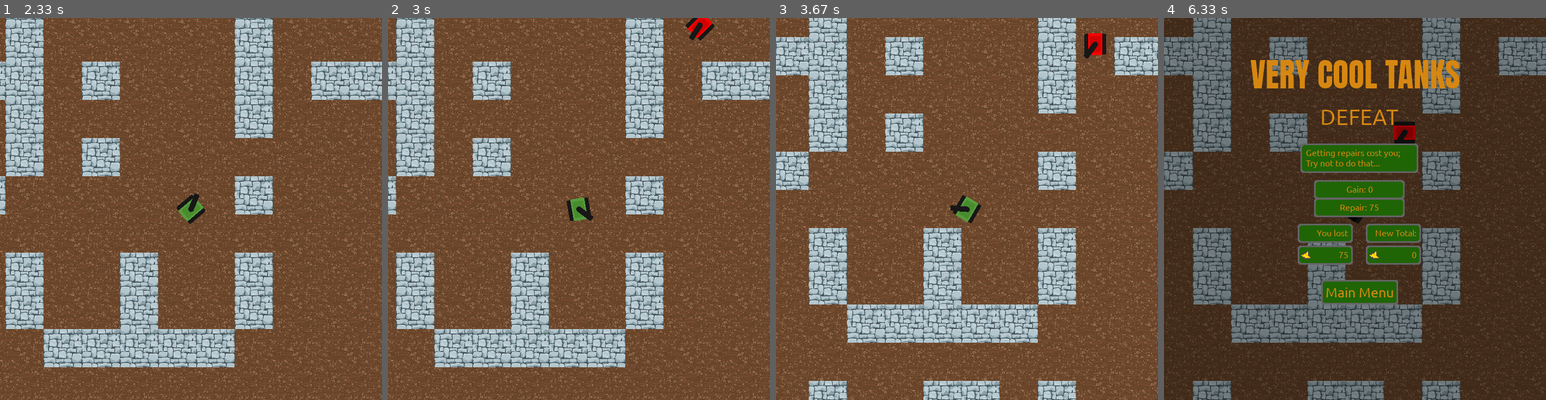
Above: before the commit, frames 1-4 (left to right).
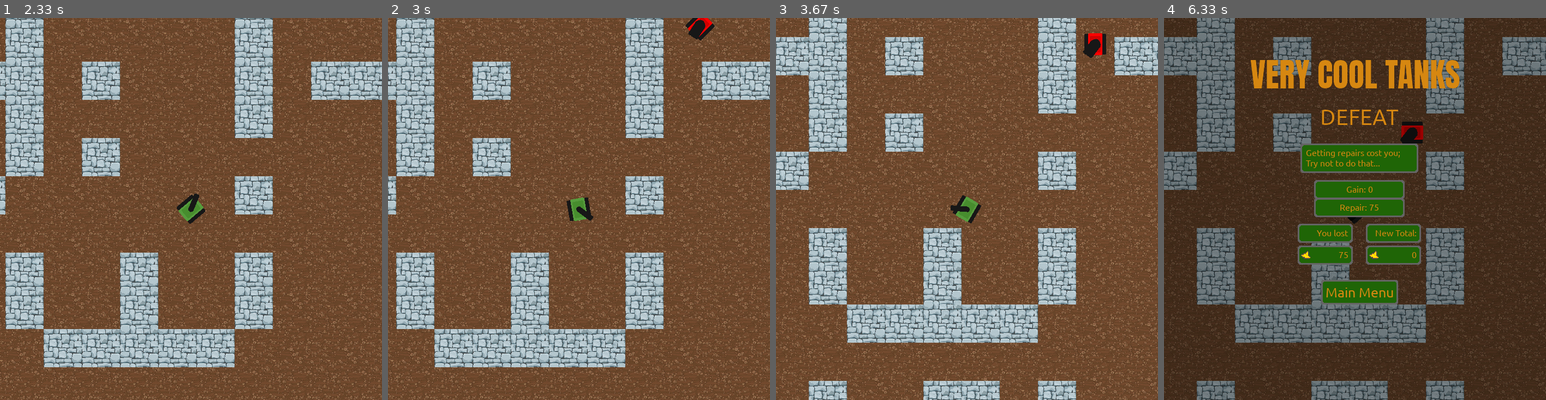
Above: after the commit, the same moments.

Repository: Camleaf/ICS3U
Game: pygame game, started from U3/main.py
Two runs of this game, one before a commit and one after it. Both use one fixed random seed, a clock stepped at 60 frames per second and the inputs below.
Inputs (mouse positions are in pixels of both pictures, inside the frame that each line leads up to):
- Up to frame 1 (2.33 s): click (191, 289) at 0.38 s; click (194, 293) at 0.72 s; tap Space at 1 s; hold D 1.33-1.8 s; move the mouse to (99, 212) at 1.37 s; hold W 1.83-2.13 s; move the mouse to (72, 151) at 1.87 s; hold D from 2.17 s (still down); move the mouse to (248, 75) at 2.2 s
- Up to frame 2 (3 s): release D at 2.63 s; hold A from 2.67 s (still down); move the mouse to (624, 243) at 2.7 s
- Up to frame 3 (3.67 s): release A at 3.2 s; hold S 3.23-3.53 s; move the mouse to (974, 79) at 3.27 s; hold A from 3.57 s (still down); move the mouse to (829, 197) at 3.6 s
- Up to frame 4 (6.33 s): release A at 3.97 s; hold W 4-4.37 s; move the mouse to (1358, 251) at 4.03 s; hold D 4.4-5.03 s; move the mouse to (1343, 144) at 4.43 s; hold S 5.07-5.43 s; move the mouse to (1454, 270) at 5.1 s; hold A 5.47-5.93 s; move the mouse to (1293, 82) at 5.5 s; hold D from 5.97 s (still down); move the mouse to (1454, 174) at 6 s

Frame 1 is identical in both runs. In frame 2, less than 0.1% of the frame differs, in the area x 78-84%, y 0-6%; in frame 3, less than 0.1%; in frame 4, 17%, in the area x 0-100%, y 0-100%.

Commit message:
Containerize container class to container/container file to keep main.py with less contained container code

Diff:
--- a/U3/main.py
+++ b/U3/main.py
@@ -6,13 +6,10 @@
 from pygame.locals import *
 
 # local imports
-from utils.display.main import Screen
 from utils.display.colours import *
 
-from utils.player.main import Player, Create_Container
-from utils.walls.main import Walls
-from utils.enemies.main import Enemies
 from utils.menu.main import Menu
+from utils.container.container import Container
 
 # variables
 DISPLAY_BASE = 700
@@ -28,73 +25,8 @@
 
 
 # classes
-class Container:
-    """Acts as a container which keep state between game objects when they are passed between files"""
-    diff_word = {
-            1:"civilian",
-            2:"cadet",
-            3:"enlist",
-            4:"corporal",
-            5:"sergeant",
-            6:"officer",
-            7:"general",
-        }
-    def __init__(self):
-        self.max_difficulty = 7
-        self.gold = 0
-        self.raw_gain = 0
-        self.repair = 0
-        self.gold_gain = 0
-        self.difficulty = 1
-        self.refresh_state()
-        self.interrupt_menu_active = True
 
-    def refresh_state(self):
-        """Used for initalizing a game state, such as on game start or when going to main menu"""
-        self.gold_gain = 0
-        self.raw_gain = 0
-        self.repair = 0
-        self.game_end = False
-        self.interrupt_menu_active = False
-        self.screen = Screen(DISPLAY_BASE,DISPLAY_HEIGHT, GAME_BASE, GAME_HEIGHT)
-        self.walls = Walls(GAME_BASE,GAME_HEIGHT, DISPLAY_BASE, DISPLAY_HEIGHT)
-        self.player = Player(40,40,DISPLAY_BASE, DISPLAY_HEIGHT, GAME_BASE, GAME_HEIGHT)
-        self.player_container = Create_Container(self.player)
-        self.enemies = Enemies(40,40,GAME_BASE, GAME_HEIGHT,DISPLAY_BASE, DISPLAY_HEIGHT, self.walls, self.player.camera_x, self.player.camera_y, self.difficulty, 100)
-        self.player.create_magazine(self.walls)
-        self.in_range_walls = threading.Thread(target = self.player.get_in_range_walls, args = (self.walls,))
-        self.in_range_walls.daemon = True
-        self.in_range_walls.start()
-
-    def time_control(self, on_off:bool):
-        """Used for pausing and unpausing the game"""
-        if on_off:
-            self.interrupt_menu_active = True
-        else:
-            self.interrupt_menu_active = False
-
-    def end_game(self,win=False):
-        self.game_end = True
-        self.gold_gain = 0
-        if not self.interrupt_menu_active:
-            raw = self.enemies.end_game()
-            self.raw_gain = raw['increase']
-            self.repair = raw['repair_cost'] # the repair cost is proportional to the difficulty of the mission. High risk high reward. See end_Game function in enemies/main.py
-            if win:
-                self.gold_gain = self.raw_gain
-                self.repair = 0
-            else:
-                self.gold_gain = self.raw_gain - self.repair
-
-            self.gold += self.gold_gain
-            if self.gold < 0:
-                self.gold = 0
-
-        self.interrupt_menu_active = True
-        self.player.is_alive = False
-        time.sleep(0.1)
-
-c = Container()
+c = Container(DISPLAY_BASE, DISPLAY_HEIGHT, GAME_BASE, GAME_HEIGHT)
 menu = Menu(GAME_BASE, GAME_HEIGHT, c)
 
 # Threads
--- a/U3/utils/bullet/main.py
+++ b/U3/utils/bullet/main.py
@@ -19,7 +19,7 @@
         self.create_grid()
 
 
-    def create_bullet(self,angle, x, y): # x,y refers to centre of playing object
+    def create_bullet(self,angle, x, y, mult=1): # x,y refers to centre of playing object
         # if i need ideas for any QOL stuff make it so the bullet spawns at the end of the turret not the centre of the tank
         self.magazine.append(
             Bullet(
@@ -30,7 +30,7 @@
                 angle,
                 (x, y),
                 self.grid,
-                self.bullet_base_distance
+                self.bullet_base_distance*mult
             )
         )
     def update_bullets(self, enemies, player):
--- /dev/null
+++ b/U3/utils/container/container.py
@@ -0,0 +1,82 @@
+
+# library imports
+import time,threading, pygame as pg
+from pygame.locals import *
+
+# local imports
+from utils.display.main import Screen
+from utils.display.colours import *
+
+from utils.player.main import Player, Create_Container
+from utils.walls.main import Walls
+from utils.enemies.main import Enemies
+
+class Container:
+    """Acts as a container which keep state between game objects when they are passed between files"""
+    diff_word = {
+            1:"civilian",
+            2:"cadet",
+            3:"enlist",
+            4:"corporal",
+            5:"sergeant",
+            6:"officer",
+            7:"general",
+        }
+    def __init__(self, DISPLAY_BASE, DISPLAY_HEIGHT, GAME_BASE, GAME_HEIGHT):
+        self.DISPLAY_BASE = DISPLAY_BASE
+        self.DISPLAY_HEIGHT = DISPLAY_HEIGHT
+        self.GAME_BASE = GAME_BASE
+        self.GAME_HEIGHT = GAME_HEIGHT
+        self.max_difficulty = 7
+        self.gold = 0
+        self.raw_gain = 0
+        self.repair = 0
+        self.gold_gain = 0
+        self.difficulty = 1
+        self.refresh_state()
+        self.interrupt_menu_active = True
+
+    def refresh_state(self):
+        """Used for initalizing a game state, such as on game start or when going to main menu"""
+        self.gold_gain = 0
+        self.raw_gain = 0
+        self.repair = 0
+        self.game_end = False
+        self.interrupt_menu_active = False
+        self.screen = Screen(self.DISPLAY_BASE,self.DISPLAY_HEIGHT, self.GAME_BASE, self.GAME_HEIGHT)
+        self.walls = Walls(self.GAME_BASE,self.GAME_HEIGHT, self.DISPLAY_BASE, self.DISPLAY_HEIGHT)
+        self.player = Player(40,40,self.DISPLAY_BASE, self.DISPLAY_HEIGHT, self.GAME_BASE, self.GAME_HEIGHT)
+        self.player_container = Create_Container(self.player)
+        self.enemies = Enemies(40,40,self.GAME_BASE, self.GAME_HEIGHT, self.DISPLAY_BASE, self.DISPLAY_HEIGHT, self.walls, self.player.camera_x, self.player.camera_y, self.difficulty, 100)
+        self.player.create_magazine(self.walls)
+        self.in_range_walls = threading.Thread(target = self.player.get_in_range_walls, args = (self.walls,))
+        self.in_range_walls.daemon = True
+        self.in_range_walls.start()
+
+    def time_control(self, on_off:bool):
+        """Used for pausing and unpausing the game"""
+        if on_off:
+            self.interrupt_menu_active = True
+        else:
+            self.interrupt_menu_active = False
+
+    def end_game(self,win=False):
+        self.game_end = True
+        self.gold_gain = 0
+        if not self.interrupt_menu_active:
+            raw = self.enemies.end_game()
+            self.raw_gain = raw['increase']
+            self.repair = raw['repair_cost'] # the repair cost is proportional to the difficulty of the mission. High risk high reward. See end_Game function in enemies/main.py
+            if win:
+                self.gold_gain = self.raw_gain
+                self.repair = 0
+            else:
+                self.gold_gain = self.raw_gain - self.repair
+
+            self.gold += self.gold_gain
+            if self.gold < 0:
+                self.gold = 0
+
+        self.interrupt_menu_active = True
+        self.player.is_alive = False
+        time.sleep(0.1)
--- a/U3/utils/enemies/enemy.py
+++ b/U3/utils/enemies/enemy.py
@@ -17,7 +17,7 @@
 
 
     """
-    def __init__(self, width, height, posx, posy, DISPLAY_HEIGHT, DISPLAY_BASE, GAME_BASE, GAME_HEIGHT, camera_x, camera_y, grid, offset, identity):
+    def __init__(self, width, height, posx, posy, DISPLAY_HEIGHT, DISPLAY_BASE, GAME_BASE, GAME_HEIGHT, camera_x, camera_y, grid, offset, identity, gun_type):
         self.image_orig = pg.Surface([width,height])
         self.image_orig.set_colorkey((255,255,255))
         self.image_orig.fill(WHITE)
@@ -27,8 +27,8 @@
         pg.draw.rect(self.image_orig,DARK_RED,(width/2-10, height/2-15,20,30),border_radius=2)
 
 
-
-        self.turret = Turret(width+20,height+20,DISPLAY_HEIGHT,DISPLAY_BASE)
+        self.gun_type = gun_type
+        self.turret = Turret(width+20,height+20,DISPLAY_HEIGHT,DISPLAY_BASE, self.gun_type)
 
         self.x = posx
         self.y = posy
--- a/U3/utils/enemies/enemy_turret.py
+++ b/U3/utils/enemies/enemy_turret.py
@@ -6,7 +6,7 @@
 class Turret:
     """The turret animation for the player"""
 
-    def __init__(self, width, height, DISPLAY_HEIGHT, DISPLAY_BASE):
+    def __init__(self, width, height, DISPLAY_HEIGHT, DISPLAY_BASE, gun_type):
 
         self.rotation = 0
         self.fwidth = width
@@ -14,10 +14,17 @@
         self.image_orig = pg.Surface([self.fwidth, self.fheight])
         self.image_orig.set_colorkey(BLACK)
         self.image_orig.fill(BLACK)
-        pg.draw.rect(self.image_orig, OFF_BLACK, (self.fwidth/2 -
-                     5, self.fheight/2-5, 10, 10), border_radius=4)
-        pg.draw.rect(self.image_orig, OFF_BLACK, (self.fwidth/2-5,
-                     self.fheight/2-30, 10, 30), border_radius=2)
+        self.gun_type = gun_type
+        if self.gun_type == 'machine':
+            pg.draw.rect(self.image_orig, OFF_BLACK, (self.fwidth/2 -
+                        5, self.fheight/2-5, 10, 10), border_radius=4)
+            pg.draw.rect(self.image_orig, OFF_BLACK, (self.fwidth/2-5,
+                        self.fheight/2-30, 10, 30), border_radius=2)
+        elif self.gun_type == 'shotgun':
+            pg.draw.rect(self.image_orig, OFF_BLACK, (self.fwidth/2 -
+                        10, self.fheight/2-10, 20, 20), border_radius=10)
+            pg.draw.rect(self.image_orig, OFF_BLACK, (self.fwidth/2-10,
+                        self.fheight/2-25, 20, 25), border_radius=2)
         self.image = self.image_orig.copy()
 
         self.DISPLAY_HEIGHT = DISPLAY_HEIGHT
--- a/U3/utils/enemies/main.py
+++ b/U3/utils/enemies/main.py
@@ -21,7 +21,10 @@
         6:{"stocks":15, "number":10, "gold_mult":2.2,"bdist_mult":1.6, "shotgun%":40},
         7:{"stocks":25, "number":15, "gold_mult":3, "bdist_mult":1.8, "shotgun%":50},
     }
-
+    gun_presets = {
+        'machine': {'cooldown':20, 'range_mult':1},
+        'shotgun': {'cooldown':50, 'factor':30, 'range_mult':0.7}
+    }
 
     def __init__(self, width, height, GAME_BASE, GAME_HEIGHT, DISPLAY_BASE, DISPLAY_HEIGHT, walls: Walls, camera_x, camera_y, difficulty, death_value:int=100):
 
@@ -37,6 +40,7 @@
         self.offset = (70 - self.unit_width) / 2
         self.number = self.diff_presets[difficulty]["number"]
         self.stocks = self.diff_presets[difficulty]["stocks"]
+        self.shotgun_perc = self.diff_presets[difficulty]["shotgun%"]
         self.orig_stocks = self.stocks
         self.camera_x = GAME_BASE/2
         self.camera_y = GAME_HEIGHT/2
@@ -59,6 +63,7 @@
         # maybe as QOL later I could make it so that this function spawns units outside of the player's POV
         y = None
         x = None
+
         for r in range(10000):
             ry = random.randint(0, self.GAME_HEIGHT//70 - 1)
             rx = random.randint(0, self.GAME_BASE // 70 - 1)
@@ -75,6 +80,10 @@
         self.cur_id += 1
         if self.stocks == 0:
             return
+        shotgun_tally = random.randint(0, 100)
+        gun_type = 'machine'
+        if shotgun_tally < self.shotgun_perc:
+            gun_type = 'shotgun'
         self.stocks -= 1
         self.units.append(
             Enemy(self.unit_width,
@@ -89,7 +98,8 @@
                   0,
                   self.grid,
                   self.offset,
-                  self.cur_id
+                  self.cur_id,
+                  gun_type
                   )
         )
     def end_game(self):
@@ -117,6 +127,11 @@
                 break
             self.cur_id = i
             self.stocks -= 1
+
+            shotgun_tally = random.randint(0, 100)
+            gun_type = 'machine'
+            if shotgun_tally < self.shotgun_perc:
+                gun_type = 'shotgun'
             already_created.append([x, y])
             self.units.append(
                 Enemy(self.unit_width,
@@ -131,7 +146,8 @@
                       camera_y,
                       self.grid,
                       self.offset,
-                      i
+                      i,
+                      gun_type
                       )
             )
 
@@ -202,10 +218,14 @@
             if unit.activated:
                 if tick <= 3:
                     continue
-                if unit.shot_cooldown < 20:
+                if unit.shot_cooldown < self.gun_presets[unit.gun_type]['cooldown']:
                     unit.shot_cooldown += 1
                     continue
                 unit.shot_cooldown = 0
                 if unit.raycast(self.magazine.bullet_speed):
                     self.magazine.create_bullet(
-                        unit.turret.rotation, unit.x+35-unit.rot_offset, unit.y+35-unit.rot_offset)
+                        unit.turret.rotation, unit.x+35-unit.rot_offset, unit.y+35-unit.rot_offset,self.gun_presets[unit.gun_type]['range_mult'])
+                    if unit.gun_type == 'shotgun':
+                        for i in range(5):
+                            random_factor = random.randint(-self.gun_presets[unit.gun_type]['factor'],self.gun_presets[unit.gun_type]['factor'])
+                            self.magazine.create_bullet(unit.turret.rotation+random_factor, unit.x+35-unit.rot_offset, unit.y+35-unit.rot_offset, self.gun_presets[unit.gun_type]['range_mult'])
